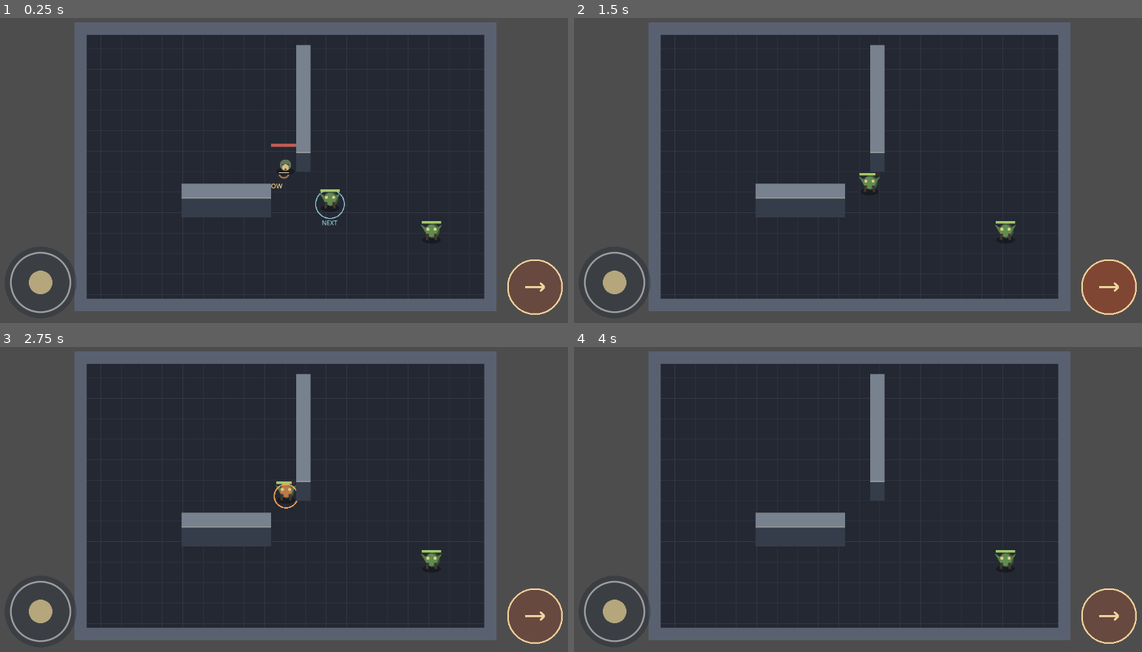
Above: before the commit, frames 1-4 (two rows, left to right).
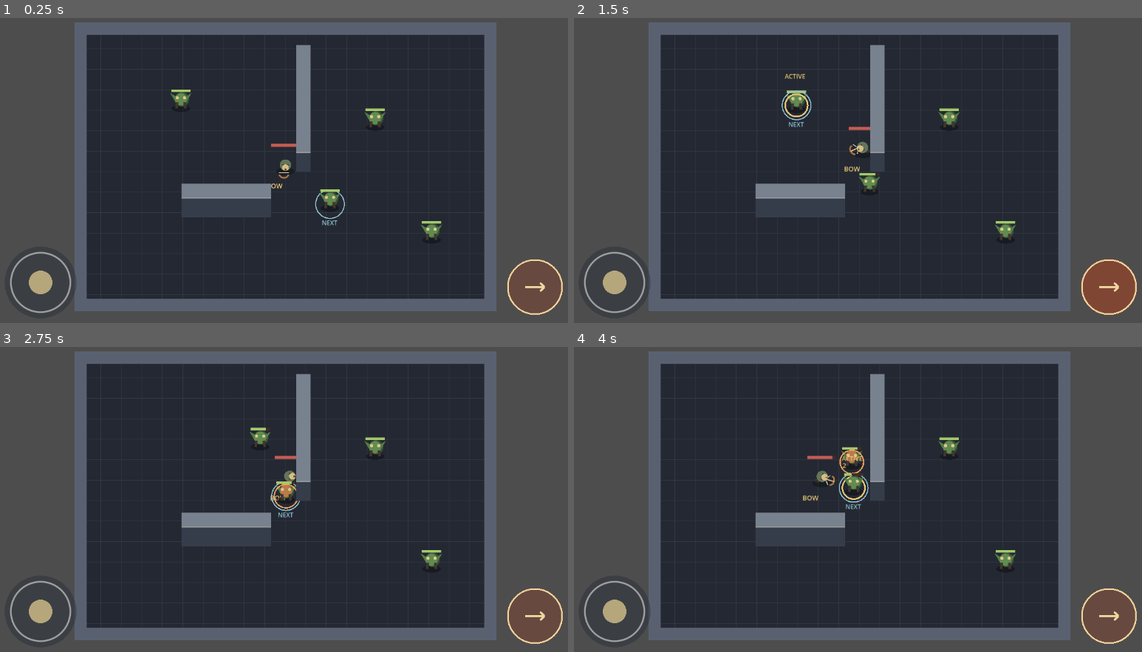
Above: after the commit, the same moments.

Repository: Jonty303/Project-Gauntlands
Game: Godot game, scene res://scenes/main.tscn
Two runs of this game, one before a commit and one after it. Both use one fixed random seed, a clock stepped at 60 frames per second and the inputs below.
Inputs (mouse positions are in pixels of both pictures, inside the frame that each line leads up to):
- Up to frame 1 (0.25 s): no input
- Up to frame 2 (1.5 s): tap Enter (ui_accept) at 0.5 s; drag from (613, 283) to (920, 94) at 0.52 s; drag from (1107, 286) to (829, 234) at 1.27 s
- Up to frame 3 (2.75 s): move the mouse to (346, 423) at 2.02 s; hold D (move_right) from 2.03 s (still down); tap Q (target_previous) at 2.1 s
- Up to frame 4 (4 s): release D (move_right) at 2.75 s; drag from (829, 563) to (681, 444) at 2.77 s; move the mouse to (1034, 545) at 3.52 s; hold A (move_left) from 3.53 s (still down); hold Space (attack) from 3.53 s (still down); tap Enter (ui_accept) at 3.77 s

The runs differ from the first frame. In frame 1, 0.3% of the frame differs, in the area x 30-68%, y 23-36%; in frame 2, 0.7%; in frame 3, 0.5%; in frame 4, 0.8%, in the area x 40-68%, y 29-54%.

Commit message:
Keep actors and wall faces above dungeon floor at negative Y

Diff:
--- a/scripts/main.gd
+++ b/scripts/main.gd
@@ -27,6 +27,11 @@
 
 func _setup_depth_sorting() -> void:
     y_sort_enabled = true
+    # The dungeon floor is drawn by this parent at z=0. Actors must be
+    # above it even when their Y coordinates are negative.
+    for actor in get_children():
+        if actor is CharacterBody2D:
+            actor.z_index = 1
     _add_wall_visual(COVER_CENTER, COVER_SIZE)
     _add_wall_visual(SECOND_COVER_CENTER, SECOND_COVER_SIZE)
 
@@ -35,6 +40,7 @@
     visual.set_script(preload("res://scripts/raised_wall.gd"))
     visual.position = Vector2(center.x, center.y + size.y * 0.5)
     visual.set("wall_size", size)
+    visual.z_index = 1
     add_child(visual)
 
 func _build_navigation() -> void:
